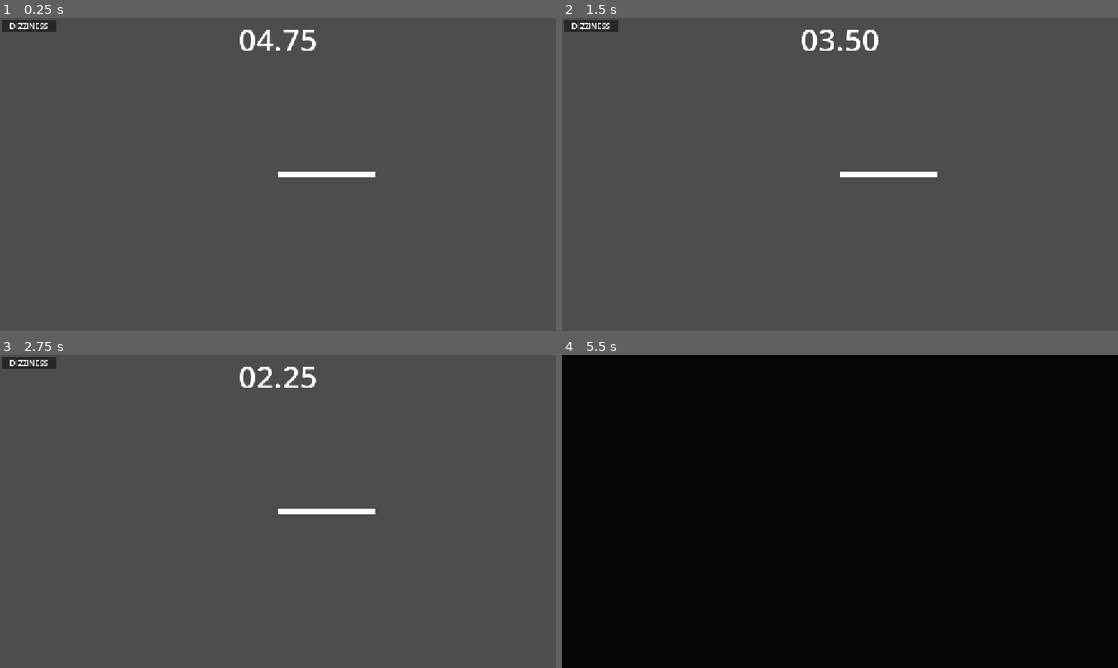
Above: before the commit, frames 1-4 (two rows, left to right).
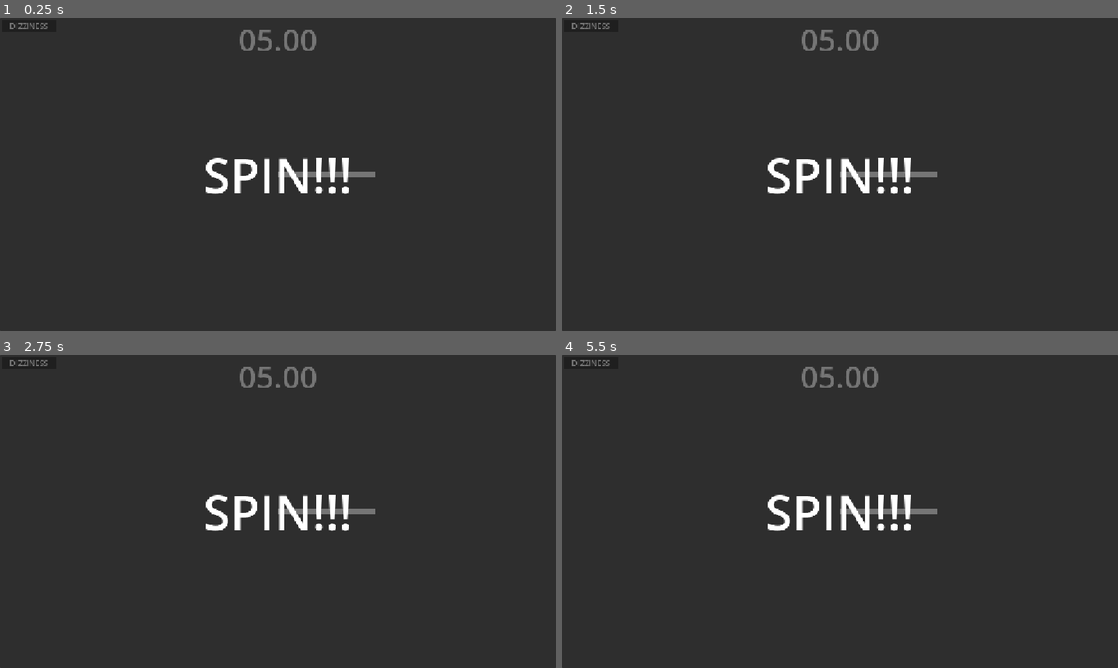
Above: after the commit, the same moments.

Repository: robplaysmusic-bit/dizzy-dash
Game: Godot game, scene res://levels/spin-test.tscn
Two runs of this game, one before a commit and one after it. Both use one fixed random seed, a clock stepped at 60 frames per second and the inputs below.
Inputs (mouse positions are in pixels of both pictures, inside the frame that each line leads up to):
- Up to frame 1 (0.25 s): no input
- Up to frame 2 (1.5 s): tap Enter at 0.5 s; move the mouse to (962, 158) at 0.52 s; hold D (right) 0.53-1.25 s; tap Delete at 0.6 s; click (962, 158) at 0.67 s; tap Space (jump) at 0.77 s; drag from (728, 190) to (812, 237) at 1.27 s
- Up to frame 3 (2.75 s): move the mouse to (333, 442) at 2.02 s; hold D (right) from 2.03 s (still down); tap Enter at 2.1 s
- Up to frame 4 (5.5 s): release D (right) at 2.75 s; drag from (812, 574) to (673, 464) at 2.77 s; move the mouse to (1006, 558) at 3.52 s; hold A (left) 3.53-4.25 s; tap Delete at 3.6 s; tap Space (jump) at 3.77 s; drag from (673, 464) to (756, 433) at 4.27 s; move the mouse to (867, 511) at 5.02 s; hold Backspace (back) from 5.03 s (still down); tap Enter at 5.1 s; click (867, 511) at 5.17 s

The runs differ from the first frame. In frame 1, 100% of the frame differs, in the area x 0-100%, y 0-100%; in frame 2, 100%; in frame 3, 100%; in frame 4, 100%.

Commit message:
WIP
starting to get the lead in + music integrated into the spin game

Diff:
--- a/levels/spin-minigame.tscn
+++ b/levels/spin-minigame.tscn
@@ -2,6 +2,7 @@
 
 [ext_resource type="Script" uid="uid://ppsrh1hxl6r4" path="res://levels/spin_minigame.gd" id="1_mcqe1"]
 [ext_resource type="PackedScene" uid="uid://ch1ec0f7hh6as" path="res://menus/dizziness_ui.tscn" id="2_xfudv"]
+[ext_resource type="AudioStream" uid="uid://da3pciw447lq0" path="res://assets/music/spinning.wav" id="3_y7vqx"]
 
 [node name="SpinMinigame" type="Node2D" unique_id=1488981358]
 script = ExtResource("1_mcqe1")
@@ -40,12 +41,43 @@
 offset_bottom = 33.0
 grow_horizontal = 1
 grow_vertical = 1
-dizzy_scale = 35.0
 live = true
-tween_speed = 0.1
+
+[node name="Panel" type="Panel" parent="CanvasLayer" unique_id=698255539]
+anchors_preset = 15
+anchor_right = 1.0
+anchor_bottom = 1.0
+grow_horizontal = 2
+grow_vertical = 2
+
+[node name="Label" type="Label" parent="CanvasLayer/Panel" unique_id=1241773967]
+layout_mode = 1
+anchors_preset = 8
+anchor_left = 0.5
+anchor_top = 0.5
+anchor_right = 0.5
+anchor_bottom = 0.5
+offset_left = -20.0
+offset_top = -11.5
+offset_right = 20.0
+offset_bottom = 11.5
+grow_horizontal = 2
+grow_vertical = 2
+theme_override_font_sizes/font_size = 100
+text = "SPIN!!!"
+horizontal_alignment = 1
+vertical_alignment = 1
 
 [node name="WarningTimer" type="Timer" parent="." unique_id=360836240]
 one_shot = true
 
+[node name="AudioStreamPlayer" type="AudioStreamPlayer" parent="." unique_id=1818920378]
+stream = ExtResource("3_y7vqx")
+
+[node name="LeadInTimer" type="Timer" parent="." unique_id=788697540]
+wait_time = 0.5
+one_shot = true
+autostart = true
+
 [connection signal="timeout" from="SpinTime" to="." method="_on_spin_time_timeout"]
 [connection signal="timeout" from="WarningTimer" to="." method="_on_warning_timer_timeout"]
--- a/levels/spin_minigame.gd
+++ b/levels/spin_minigame.gd
@@ -10,6 +10,7 @@
 @onready var time_remaining: Label = $CanvasLayer/MarginContainer/TimeRemaining
 @onready var spin_time: Timer = $SpinTime
 @onready var warning_timer: Timer = $WarningTimer
+@onready var audio_stream_player: AudioStreamPlayer = $AudioStreamPlayer
 
 ## how long you can wait without losing your current spin, a lower value means you have to spin faster for it to register
 @export var pause_time_msec: int
@@ -35,13 +36,17 @@
 # set when the game is over - tells us to stop counting spins
 var disabled : bool = false
 
+var lead_in_counts : int = 0
+
 func _ready() -> void:
+	audio_stream_player.play()
 	DizzyManager.set_dizziness(0)
 	_update_timer_label()
 	total_game_time_msec = int(mini_game_time * 1000)
 	mini_game_start_msec = Time.get_ticks_msec()
-	spin_time.start(mini_game_time)
-	warning_timer.start(warning_time)
+
+	# don't start counting spins until the lead in time
+	disabled = true
 
 func _process(_delta: float) -> void:
 	if disabled : return
@@ -101,6 +106,10 @@
 			angle -= PI_2
 		return angle < start && angle >= end - FUDGE
 
+func _start_spin_game() -> void:
+	spin_time.start(mini_game_time)
+	warning_timer.start(warning_time)
+
 func _update_timer_label() -> void:
 	var seconds_remaining = int(mini_game_time)
 	var ms_remaining = (mini_game_time - seconds_remaining) * 100
Not shown, added: assets/music/spinning.wav.import
Not shown, added: assets/music/spinning.wav
Not shown, changed: kanban_tasks_data.kanban
